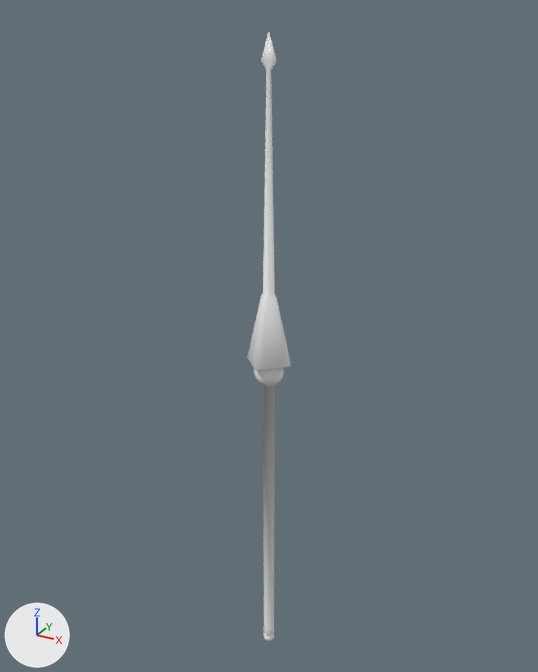
Two versions of the FBX model Content/Models/Equipment/Weapons/Pilum.fbx, one commit apart.
Both versions are drawn from a 50 mm lens placed at (1.136, -2.065, 2.419), pointed at (-0.036, 0.066, 1.353). The lights are fixed; the arrows at lower left show +X, +Y and +Z.
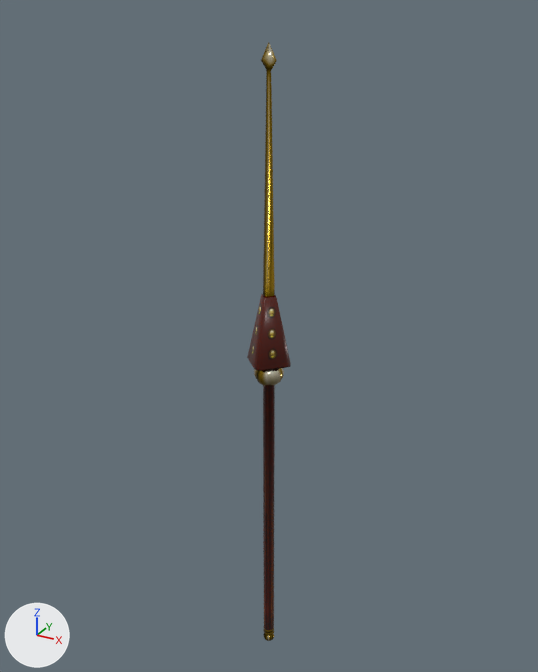
Location of each change, (x1, y1, x2, y2) in pixels of the pictures (538 x 672 px):
part 1 of me_cylinder, built on
    before: (261, 32, 277, 62)
    after: (261, 42, 277, 62)
part 2 of me_cylinder, recoloured (grey to yellow)
    both: (253, 60, 290, 641)
part 3 of me_cylinder, recoloured (grey to brown)
    both: (247, 294, 291, 631)

Diff of the bpy script that builds the scene:
```diff
--- a/Content/Models/Equipment/Weapons/Pilum.fbx.py
+++ b/Content/Models/Equipment/Weapons/Pilum.fbx.py
@@ img_pilum_text_png @@
+img_pilum_text_png = load_image('Pilum-text.png', '../../../Textures/Objects/Equipment/Weapons/Pilum-text.png', 1024, 1024, 'sRGB')
@@ mat_material @@
+mat_material = principled_material('Material')
+mat_material.texture = img_pilum_text_png
+mat_material.metallic = 1.0
+mat_material.roughness = 0.167
@@ mat_material_002 @@
+mat_material_002 = principled_material('Material.002')
+mat_material_002.texture = img_pilum_text_png
+mat_material_002.roughness = 0.292
@@ me_cylinder @@
 # used by ob_cylinder; location = (0.0, 0.0, 0.999)
 # verts and faces of me_cylinder; kept vertices keep their numbers, new ones are numbered from 365
 # before: 16 (0.03, 0.0, 1.28) at pixel (276, 61), 18 (0.03, 0.0, 1.28) at pixel (276, 61), 21 (-0.03, 0.0, 1.28) at pixel (260, 60), 22 (-0.03, 0.0, 1.28) at pixel (261, 60), 30 (0.0, 0.0, 1.36) at pixel (268, 30)
 # before: 33 (-0.03, 0.0, 1.28) at pixel (261, 60), 36 (0.03, 0.0, 1.28) at pixel (276, 61)
-me_cylinder.from_pydata(...)  # 365 vertices, 368 faces; spans x -0.08..0.08, y -0.08..0.08, z -1.0..1.36
+me_cylinder.from_pydata(...)  # 365 vertices, 369 faces; spans x -0.08..0.08, y -0.08..0.08, z -1.0..1.33
+# me_cylinder part 1
+delete_faces([(16, 30, 18, 36), (21, 30, 22, 33)])
+verts[30] = (0.0, 0.0, 1.33)  # moved, pixel (268, 41)
+faces += [(18, 36, 30), (22, 33, 30), (16, 30, 36), (21, 30, 33)]  # mat_material (picture img_pilum_text_png)
+# me_cylinder part 2: 341 faces spanning x -0.08..0.08, y -0.08..0.08, z -1.0..1.33 switch from no material to mat_material (picture img_pilum_text_png)
+# me_cylinder part 3: 24 faces spanning x -0.08..0.08, y -0.08..0.08, z -0.93..0.54 switch from no material to mat_material_002 (picture img_pilum_text_png)
```
